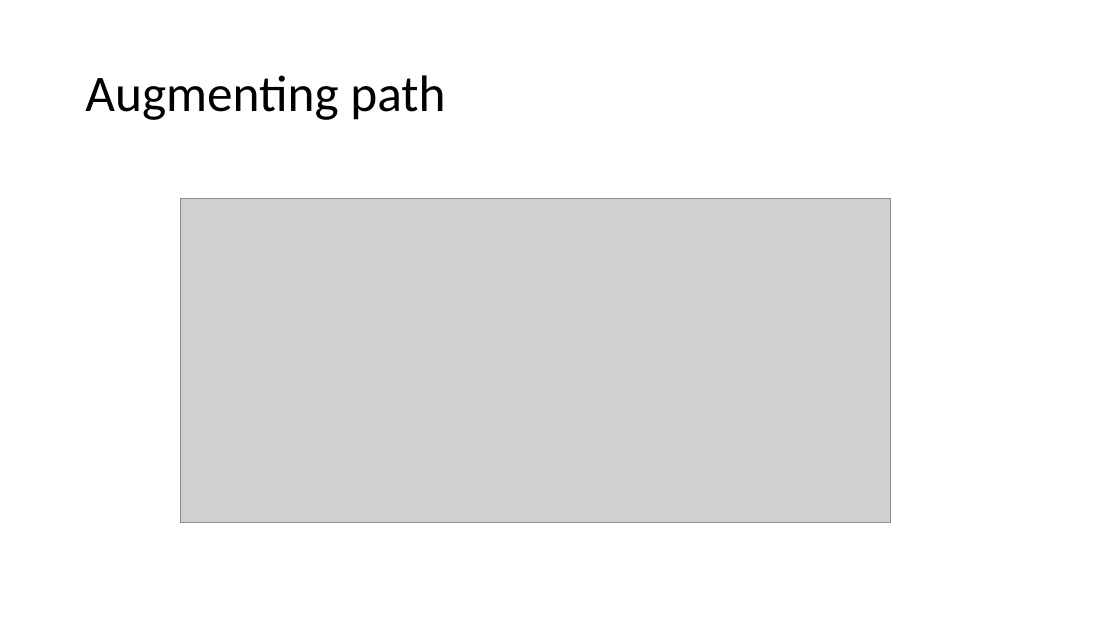
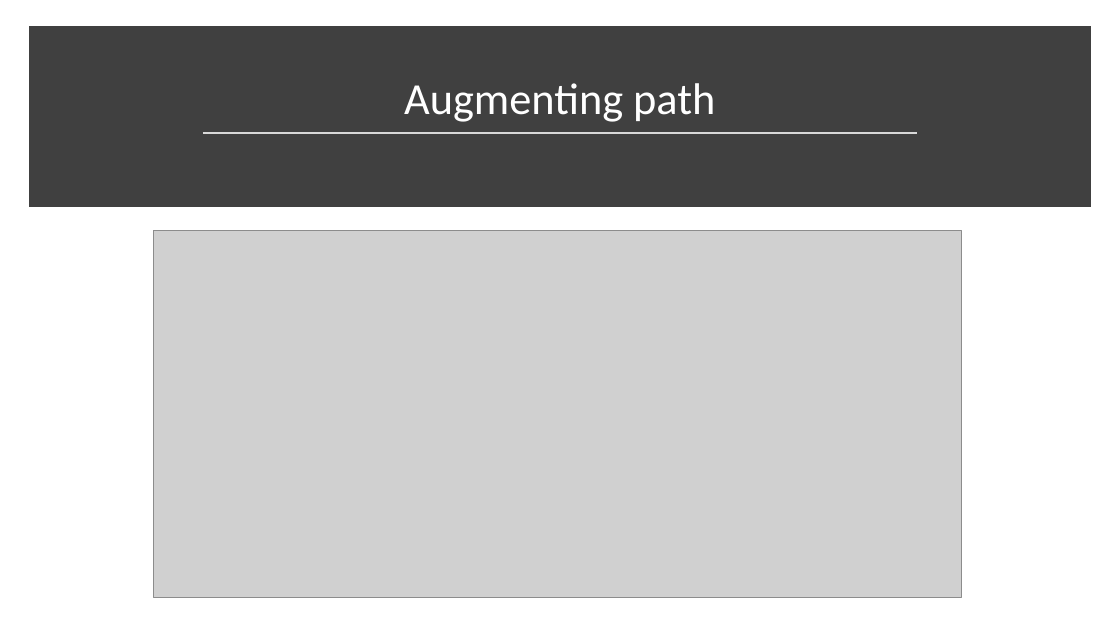
Before and after one commit to LMacPhail/ford-fulkerson, a slide deck: slide 3 of presentation-slides.pptx. Drawn at 1120x630 pixels with LibreOffice and Linux fonts; fonts in the diff are those of the drawing; grey boxes stand for pictures. Boxes give left, top, right and bottom in pixels: in the first picture for what was removed or moved away, otherwise in the second. Text is boxed around its words. In the diff, an @@ line names an element or a change of style, - is before the commit and + after.

```diff
--- a/presentation-slides.pptx
+++ b/presentation-slides.pptx
@@ rectangle added at (x1=34, y1=32, x2=1086, y2=202), fill #404040, outline #404040 10 pt @@
@@ title "Augmenting path" resized from (x1=85, y1=75, x2=445, y2=120) to (x1=49, y1=43, x2=1072, y2=129) @@
@@ title "Augmenting path" at (x1=49, y1=43, x2=1072, y2=129): size 44 to 38 pt, text colour #000000 to #FFFFFF; alignment left to centre; vertical alignment middle to bottom @@
@@ line added from (203, 133) to (918, 133), #D9D9D9 1.75 pt @@
@@ picture resized from (x1=180, y1=198, x2=891, y2=523) to (x1=154, y1=230, x2=961, y2=597) @@
```
Also in this commit, not shown: 5 other slides changed, 1 slide added, 1 slide removed, 3 other files.
